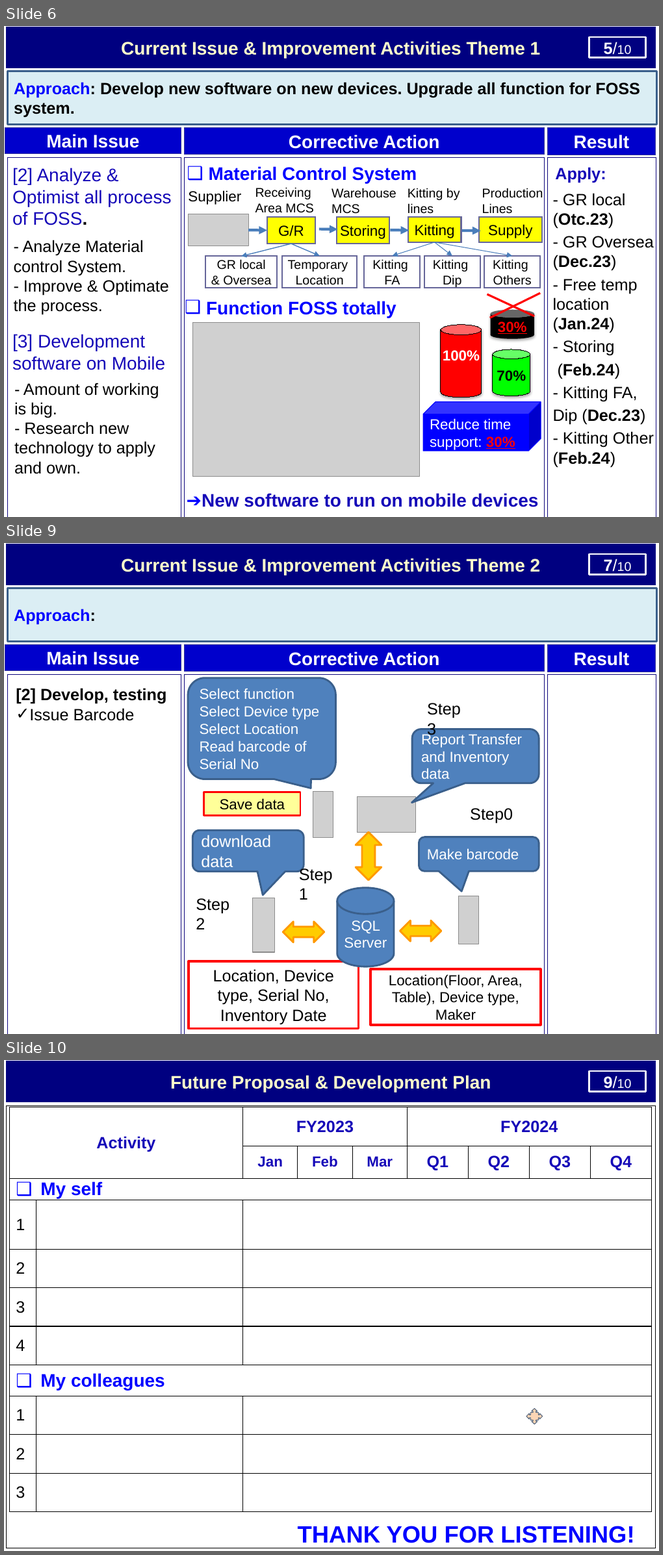
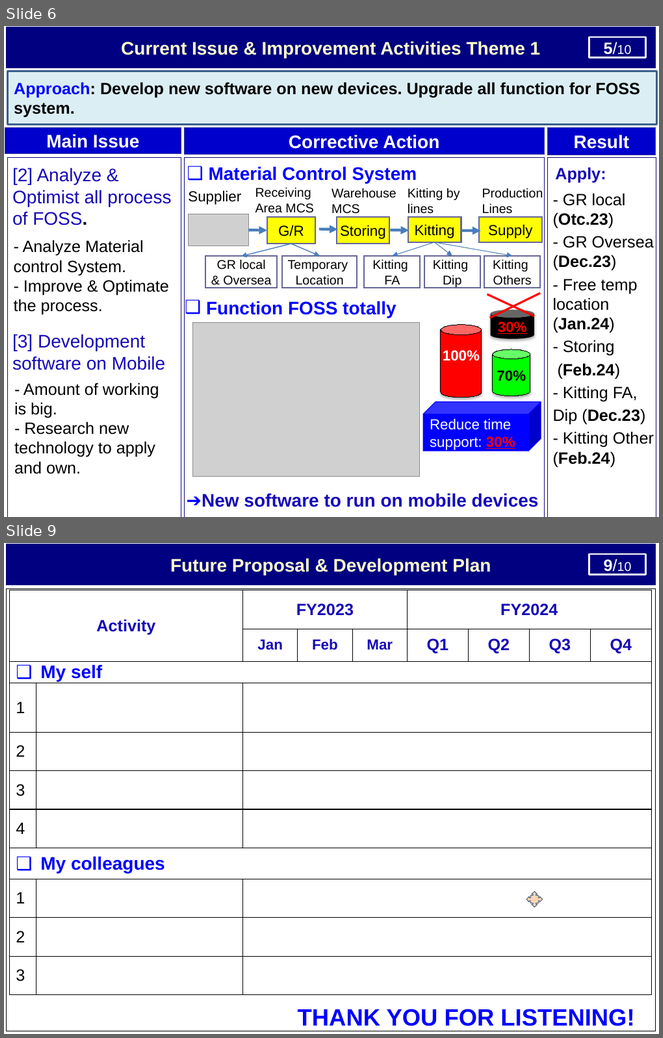
Before and after one commit to thietbicongnghevietnam/ReportPSNV, a slide deck: Report_test.pptx. Shown one above the other, each under a label of ours: slides 6, 9 and 10 before the commit, slides 6 and 9 after it; the slides between them are not shown. The pictures are 663x1555 and 663x1038 pixels, drawn with LibreOffice and Linux fonts; fonts in the diff are those of the drawing; grey boxes stand for pictures. Boxes give left, top, right and bottom in pixels: in the first picture for what was removed or moved away, otherwise in the second. Text is boxed around its words. In the diff, an @@ line names an element or a change of style, - is before the commit and + after.

```diff
--- a/Report_test.pptx
+++ b/Report_test.pptx
@@ slide 9 removed at box(4, 543, 659, 1034), background #FFFFFF @@
@@ rectangle removed at box(7, 544, 656, 585) @@
-Current Issue & Improvement Activities Theme 2
@@ rectangle removed at box(590, 554, 646, 575) @@
-7/10
@@ freeform shape removed at box(619, 547, 657, 568) @@
-1/10
@@ rectangle removed at box(7, 589, 657, 641) @@
-Approach:
@@ rectangle removed at box(5, 644, 181, 671) @@
-Main Issue
@@ rectangle removed at box(184, 644, 545, 672) @@
-Corrective Action
@@ rectangle removed at box(548, 644, 656, 672) @@
-Result
@@ rectangle removed at box(7, 674, 181, 1034) @@
@@ rectangle removed at box(184, 674, 545, 1034) @@
@@ rounded speech box removed at box(188, 678, 336, 780) @@
-Select function
-Select Device type
-Select Location
-Read barcode of Serial No
@@ rectangle removed at box(548, 674, 656, 1034) @@
@@ text removed at box(16, 688, 167, 721) @@
-[2] Develop, testing
-✓ Issue Barcode
@@ text removed at box(421, 696, 473, 722) @@
-Step3
@@ rounded speech box removed at box(412, 729, 540, 783) @@
-Report Transfer and Inventory data
@@ rectangle removed at box(204, 793, 300, 815) @@
-Save data
@@ picture removed at box(313, 792, 334, 839) @@
@@ picture removed at box(357, 797, 415, 834) @@
@@ text removed at box(470, 808, 513, 823) @@
-Step0
@@ rounded speech box removed at box(192, 831, 304, 872) @@
-download data
@@ up down arrow removed at box(356, 833, 382, 880) @@
@@ rounded speech box removed at box(419, 837, 539, 871) @@
-Make barcode
@@ text removed at box(293, 861, 344, 887) @@
-Step1
@@ text removed at box(189, 891, 241, 917) @@
-Step2
@@ cylinder removed at box(337, 888, 395, 967) @@
-SQL Server
@@ picture removed at box(253, 898, 275, 953) @@
@@ picture removed at box(459, 896, 479, 945) @@
@@ left right arrow removed at box(283, 922, 324, 943) @@
@@ left right arrow removed at box(400, 921, 441, 942) @@
@@ rectangle removed at box(189, 962, 359, 1029) @@
-Location, Device type, Serial No, Inventory Date
@@ rectangle removed at box(371, 969, 542, 1025) @@
-Location(Floor, Area, Table), Device type, Maker
@@ what was slide 10 is now slide 9 @@
```
Also in this commit, not shown: 3 slides changed, 1 slide added, 1 other slide removed, 1 other file.
